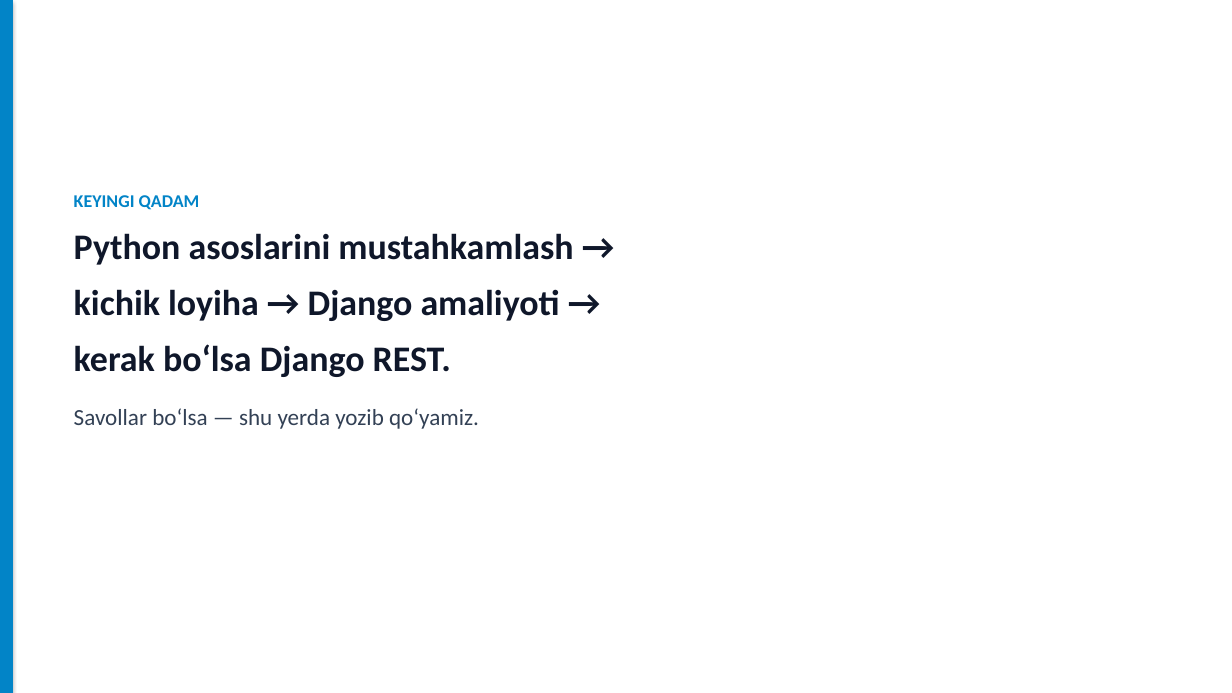
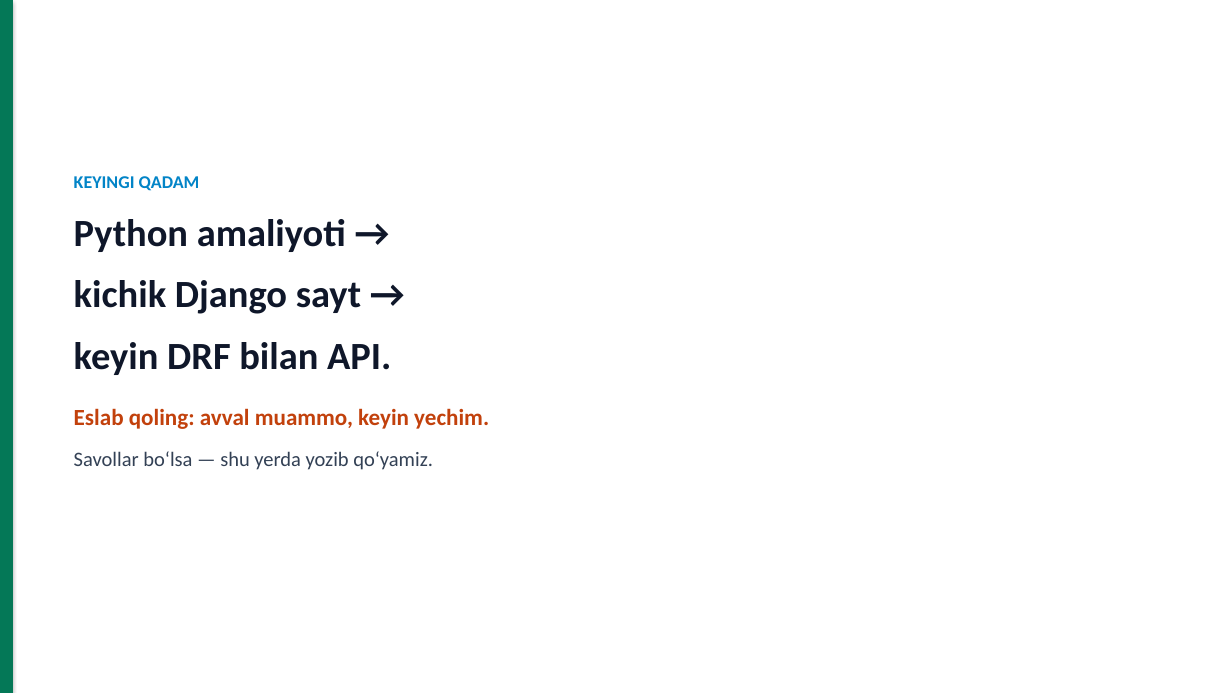
Before and after one commit to DilshodZokirov/bgalaxy-app, a slide deck: slide 13 of python-prezentatsiya/Python-Django-Yorqin.pptx (slide 14 before the commit). Drawn at 1232x693 pixels with LibreOffice and Linux fonts; fonts in the diff are those of the drawing. Boxes give left, top, right and bottom in pixels: in the first picture for what was removed or moved away, otherwise in the second. Text is boxed around its words. In the diff, an @@ line names an element or a change of style, - is before the commit and + after.

```diff
--- a/python-prezentatsiya/Python-Django-Yorqin.pptx
+++ b/python-prezentatsiya/Python-Django-Yorqin.pptx
@@ rectangle at [0, 0, 13, 693]: fill #0284C7 to #047857 @@
@@ text "KEYINGI QADAM": place and size @@
-text "KEYINGI QADAM" at [74, 195, 573, 429]
+text "KEYINGI QADAM" at [74, 176, 489, 470]
@@ text at [74, 176, 433, 470]: size 18 to 16 pt in "Savollar bo‘lsa — shu yerda yozib qo‘yamiz."; more space between paragraphs @@
@@ text at [74, 219, 489, 429]: text changed; size 28 to 30 pt @@
-Python asoslarini mustahkamlash →
-kichik loyiha → Django amaliyoti →
-kerak bo‘lsa Django REST.
+Python amaliyoti →
+kichik Django sayt →
+keyin DRF bilan API.
+Eslab qoling: avval muammo, keyin yechim.
```
Also in this commit, not shown: 2 other slides changed, 10 slides added, 11 slides removed, 3 other files.
